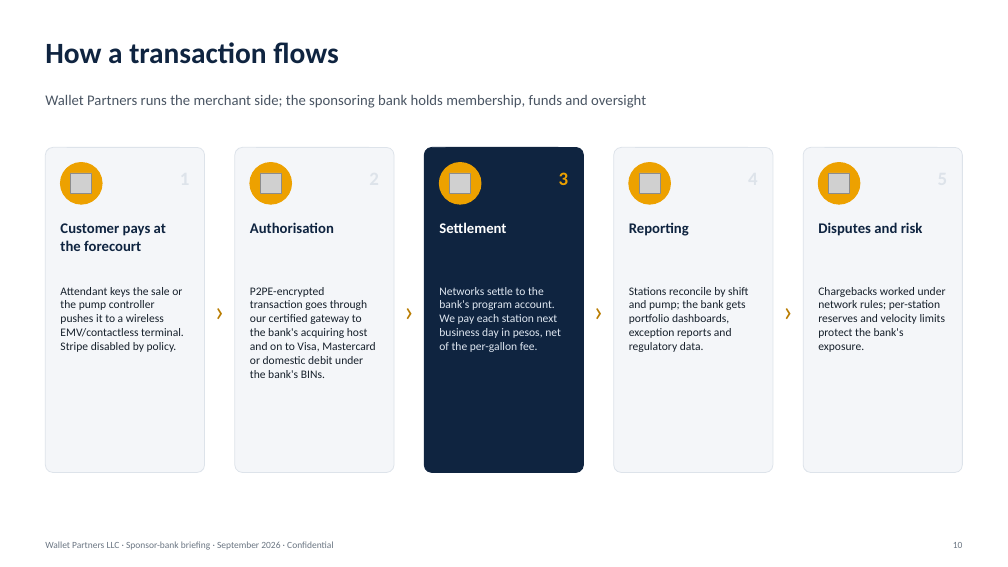
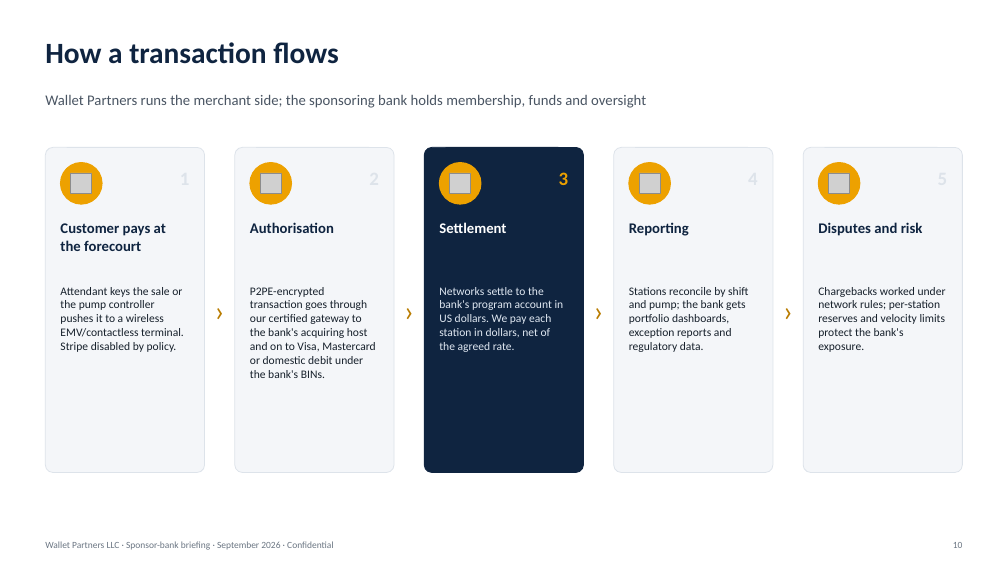
Before and after one commit to arullo1980/Family-Pharmacy, a slide deck: slide 10 of deck/Wallet-Partners-Sponsor-Bank-Deck.pptx. Drawn at 1008x567 pixels with LibreOffice and Linux fonts; fonts in the diff are those of the drawing; grey boxes stand for pictures. Boxes give left, top, right and bottom in pixels: in the first picture for what was removed or moved away, otherwise in the second. Text is boxed around its words. In the diff, an @@ line names an element or a change of style, - is before the commit and + after.

```diff
--- a/deck/Wallet-Partners-Sponsor-Bank-Deck.pptx
+++ b/deck/Wallet-Partners-Sponsor-Bank-Deck.pptx
@@ text at [439,287,564,352]: text changed @@
-Networks settle to the bank's program account. We pay each station next business day in pesos, net of the per-gallon fee.
+Networks settle to the bank's program account in US dollars. We pay each station in dollars, net of the agreed rate.
```
Also in this commit, not shown: 7 other slides changed, 50 other files.
